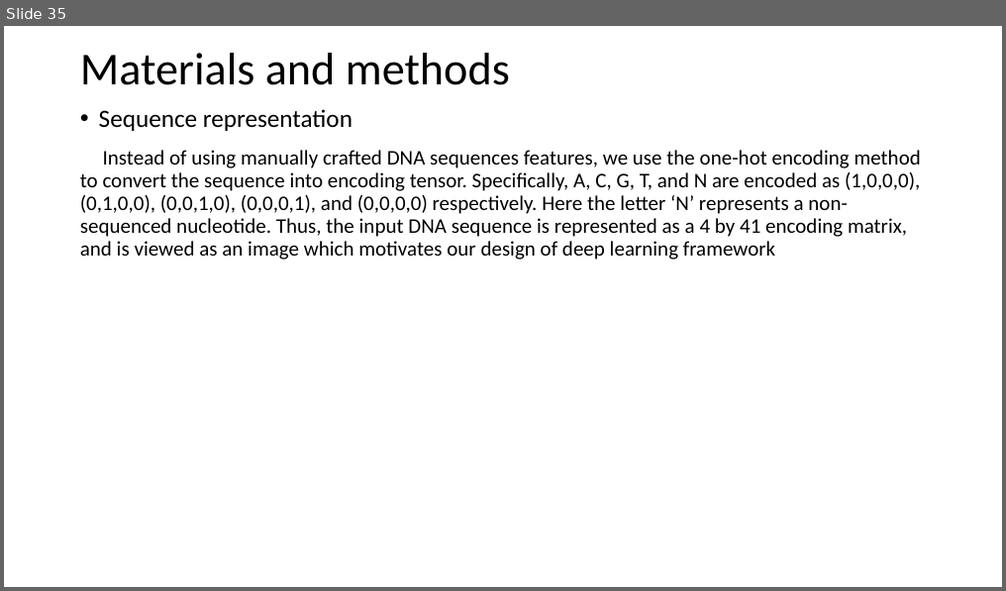
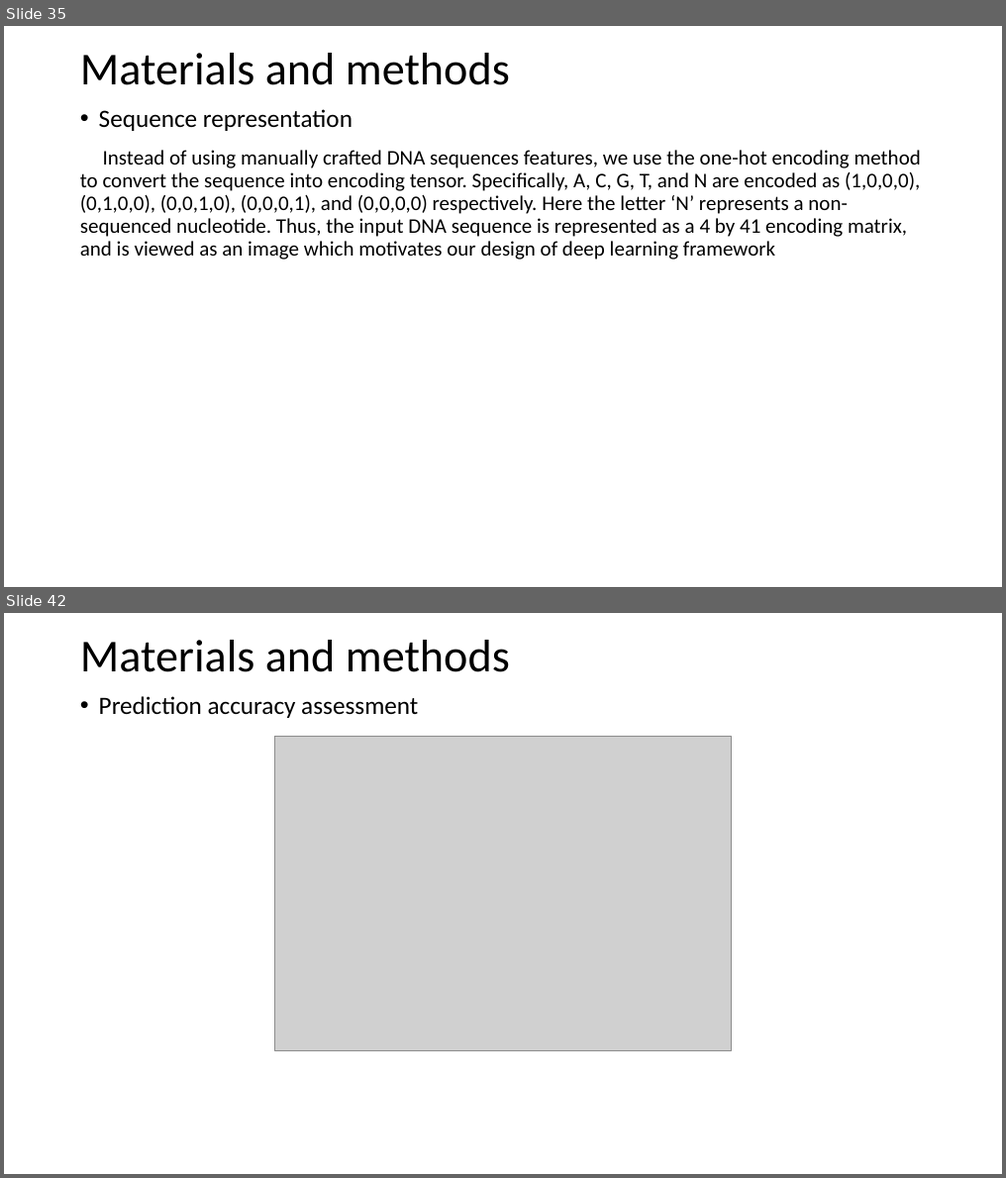
Before and after one commit to YanChengHuang/paper_implement, a slide deck: Deep6mA/Presentation/deep6mA.pptx. Shown one above the other, each under a label of ours: slide 35 before the commit, slides 35 and 42 after it; the slides between them are not shown. The pictures are 1006x591 and 1006x1178 pixels, drawn with LibreOffice and Linux fonts; fonts in the diff are those of the drawing; grey boxes stand for pictures. Boxes give left, top, right and bottom in pixels: in the first picture for what was removed or moved away, otherwise in the second. Text is boxed around its words. In the diff, an @@ line names an element or a change of style, - is before the commit and + after.

```diff
--- a/Deep6mA/Presentation/deep6mA.pptx
+++ b/Deep6mA/Presentation/deep6mA.pptx
@@ slide 42 added at (4, 613, 1002, 1174), background #FFFFFF @@
@@ title added at (80, 640, 510, 672), 44 pt, text #000000 @@
+Materials and methods
@@ text added at (99, 696, 418, 718), 24 pt, text #000000 @@
+• Prediction accuracy assessment
@@ picture added at (274, 737, 732, 1051) @@
```
Also in this commit, not shown: 1 slide changed, 5 other slides added.
